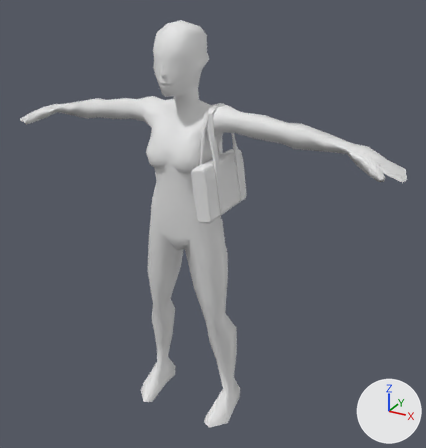
Before and after pictures for a commit that changed the FBX model Contents/mods/PetRock/42/media/models_X/Skinned/BackPacks/F_MySatchel.fbx.
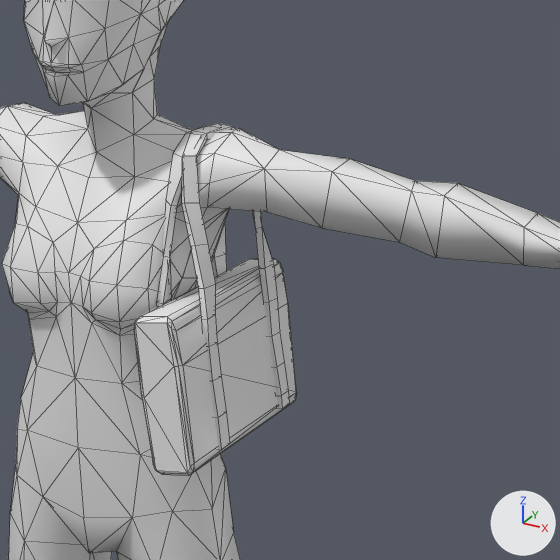
Old and new are each drawn whole from a 50 mm lens placed at (0.0067, -0.01051, 0.01072), pointed at (0.00051, 0.00073, 0.00509) and again close up on the part from 34% to 79% of the width and 14% to 56% of the height. Every picture has the same lights, and +X, +Y and +Z are marked at lower right. The close-ups show mesh edges as thin lines. Where no turn or scale is listed for an object, it has been applied to the vertices.
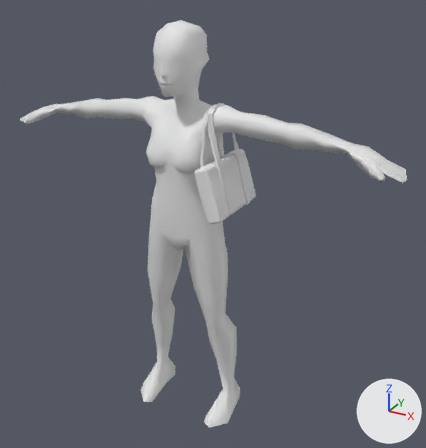
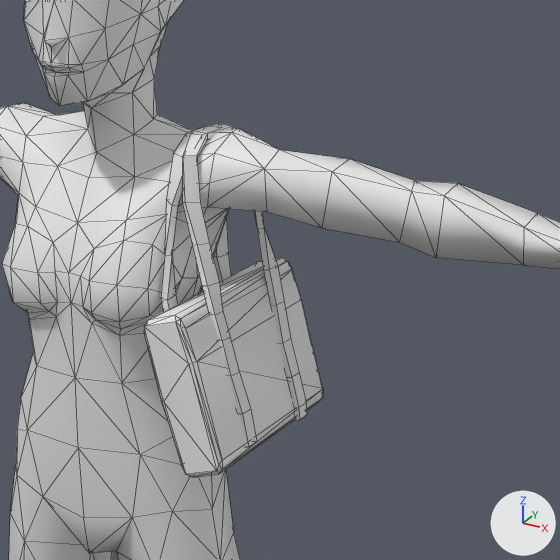
Location of each change, (x1, y1, x2, y2) in pixels of the close-ups (560 x 560 px; the box of a moved part takes in the faces that stretch with it):
```json
{"object": "Cube.002", "change": "reshaped", "before": [134, 123, 296, 476], "after": [144, 123, 323, 477], "on screen": "10% wider"}
{"part": 1, "of": "me_cube_001", "change": "moved or reshaped", "before": [134, 259, 296, 476], "after": [144, 258, 323, 477]}
{"part": 2, "of": "me_cube_001", "change": "moved or reshaped", "before": [156, 123, 289, 449], "after": [161, 123, 307, 447]}
```

The change, as JSON lines over the scene's bpy script:
```json
{"block": "me_cube_001", "where": "# used by ob_cube_002; location = (0.0, 0.000135, 0.000032)"}
{"op": "remove", "block": "me_cube_001", "code": "me_cube_001.from_pydata(...)  # 212 vertices, 256 faces; spans x 0.00061..0.00121, y -0.0007..0.00108, z 0.00563..0.00799"}
{"op": "add", "block": "me_cube_001", "code": "me_cube_001.from_pydata(...)  # 212 vertices, 256 faces; spans x 0.00062..0.00143, y -0.0007..0.00108, z 0.00566..0.00799"}
{"block": "me_cube_001", "change": "me_cube_001 part 1: the loose piece of 52 vertices spanning x 0.00068..0.00117, y -0.0007..0.00108, z 0.00563..0.00686 is turned -9.2 degrees about the y axis through its middle, then moved by (0.00016, 0.0, 0.00002)"}
{"block": "me_cube_001", "change": "me_cube_001 part 2: 2 vertices moved within x 0.00065..0.00082, y 0.00002..0.00018, z 0.00782..0.00791; 156 vertices removed from x 0.00061..0.00121, y -0.00034..0.00083, z 0.00569..0.00799; 156 vertices added at x 0.00062..0.00143, y -0.00035..0.00071, z 0.00567..0.00799"}
```
